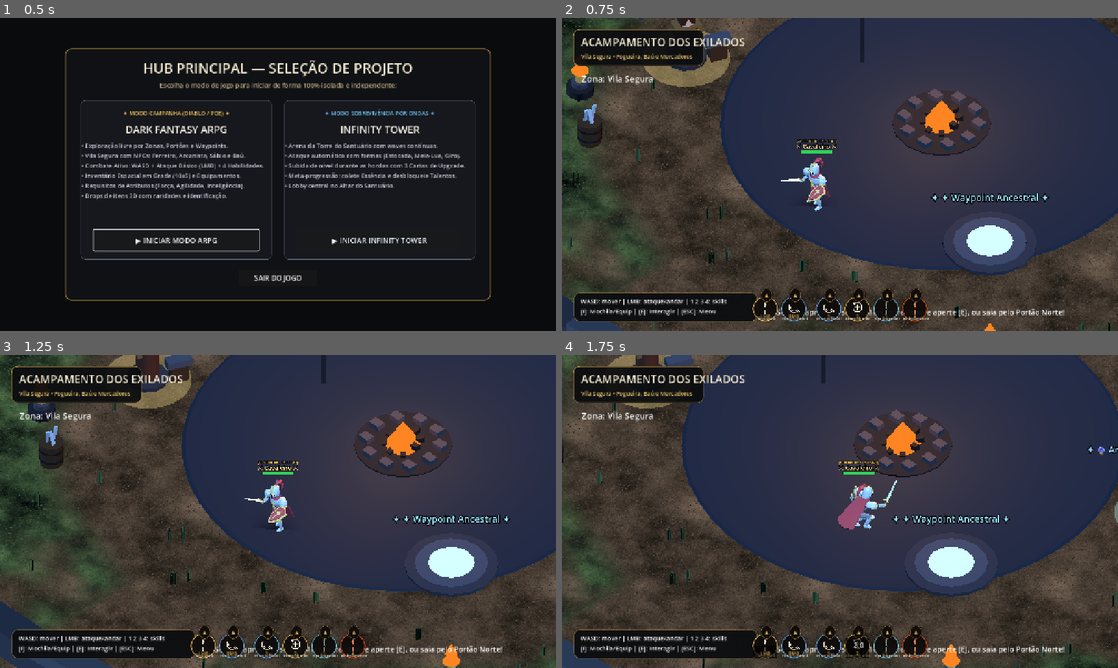
Above: before the commit, frames 1-4 (two rows, left to right).
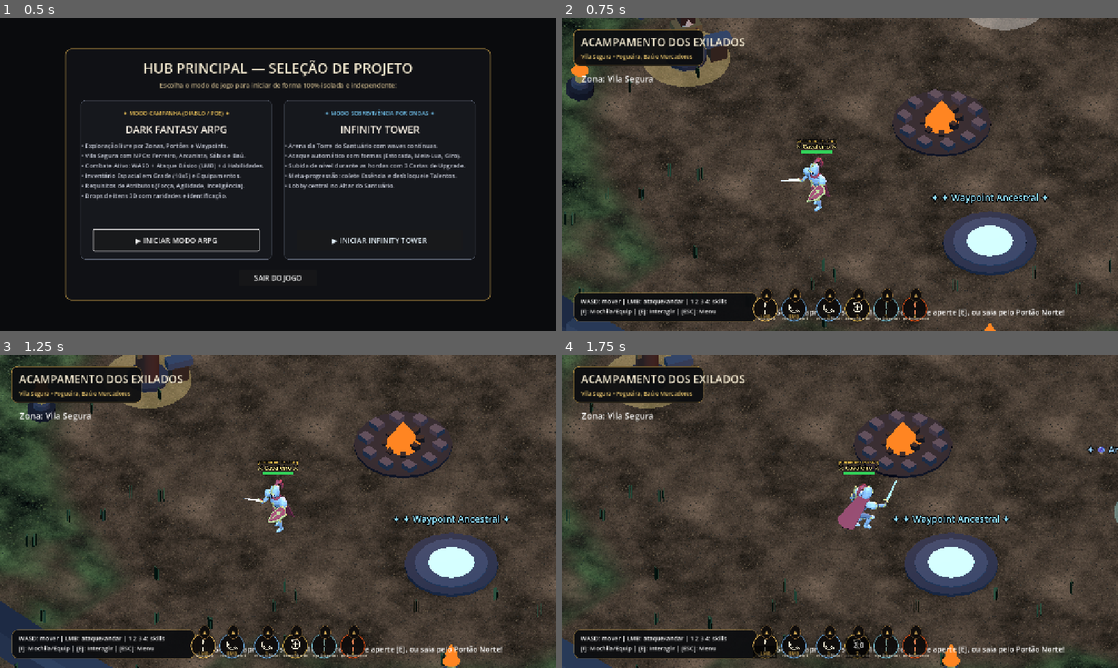
Above: after the commit, the same moments.

Repository: mguedesdev/tower-arpg
Game: Godot game, scene res://scenes/launcher.tscn
The game is run twice, just before and just after one commit, with the same random seed, the same clock (stepped at 60 frames per second) and the same inputs.
Inputs (mouse positions are in pixels of both pictures, inside the frame that each line leads up to):
- Up to frame 1 (0.5 s): no input
- Up to frame 2 (0.75 s): click "▶ INICIAR MODO ARPG" at 0.5 s
- Up to frame 3 (1.25 s): no input
- Up to frame 4 (1.75 s): tap E at 1.25 s; move the mouse to (962, 495) at 1.27 s; hold D (move_right) from 1.28 s (still down); tap 2 (form_arc) at 1.35 s; click (962, 495) at 1.42 s; tap Space at 1.52 s

Frame 1 is identical in both runs. In frame 2, 40% of the frame differs, in the area x 0-100%, y 0-100%; in frame 3, 34%; in frame 4, 39%.

Commit message:
feat(boss): animacao de machadada brutal, barra de vida de chefe no topo, efeitos epicos de spawn e remocao do disco azul do acampamento

Diff:
--- a/content/enemies/boss_malakor.tres
+++ b/content/enemies/boss_malakor.tres
@@ -7,14 +7,14 @@
 enemy_id = "boss_malakor"
 display_name = "Malakor, o Carrasco da Cripta"
 model_path = "res://assets/models/boss_malakor.glb"
-base_max_health = 380
-base_movement_speed = 2.15
-base_touch_damage = 22
-health_bar_height = 3.45
-health_bar_width_scale = 2.25
-visual_scale = 1.15
+base_max_health = 850
+base_movement_speed = 2.45
+base_touch_damage = 36
+health_bar_height = 3.65
+health_bar_width_scale = 2.40
+visual_scale = 1.20
 visual_yaw_degrees = 0.0
 visual_offset_y = 0.0
 walk_stride_meters = 2.20
-xp_reward_multiplier = 10
+xp_reward_multiplier = 25
 is_mini_boss = true
--- /dev/null
+++ b/game/ui/campaign/boss_health_bar_hud.gd
@@ -0,0 +1,241 @@
+extends Control
+class_name BossHealthBarHUD
+
+## Barra de Vida Épica de Chefe (Dark Fantasy / Souls-like / Albion)
+## Exibida no topo central da tela durante batalhas de chefe com moldura ornamentada,
+## rastro de dano (trail), indicador de Fase 2 e anúncio de entrada/vitória.
+
+const BAR_WIDTH: float = 640.0
+const BAR_HEIGHT: float = 24.0
+const PANEL_HEIGHT: float = 78.0
+
+const COLOR_BG := Color(0.06, 0.05, 0.07, 0.96)
+const COLOR_BORDER_P1 := Color(0.72, 0.54, 0.22, 0.95)
+const COLOR_BORDER_ENRAGE := Color(0.95, 0.22, 0.18, 0.98)
+const COLOR_FILL := Color(0.78, 0.12, 0.12, 1.0)
+const COLOR_FILL_ENRAGE := Color(0.92, 0.18, 0.14, 1.0)
+const COLOR_TRAIL := Color(0.92, 0.62, 0.20, 0.90)
+const COLOR_GOLD := Color(0.95, 0.82, 0.45)
+const COLOR_SUBTITLE := Color(0.80, 0.76, 0.70)
+
+var _container: PanelContainer
+var _title_label: Label
+var _subtitle_label: Label
+var _fill_bar: ColorRect
+var _trail_bar: ColorRect
+var _hp_label: Label
+var _active_boss: Node = null
+
+var _target_ratio: float = 1.0
+var _trail_ratio: float = 1.0
+var _current_hp: int = 100
+var _max_hp: int = 100
+
+
+func _ready() -> void:
+	name = "BossHealthBarHUD"
+	mouse_filter = Control.MOUSE_FILTER_IGNORE
+	set_anchors_and_offsets_preset(Control.PRESET_FULL_RECT)
+	visible = false
+	_build_ui()
+	_relayout()
+	get_viewport().size_changed.connect(_relayout)
+
+
+func _relayout() -> void:
+	if _container == null:
+		return
+	var vp_size: Vector2 = get_viewport_rect().size
+	_container.size = Vector2(BAR_WIDTH + 32.0, PANEL_HEIGHT)
+	_container.position = Vector2((vp_size.x - _container.size.x) * 0.5, 20.0)
+
+
+func _build_ui() -> void:
+	_container = PanelContainer.new()
+	_container.mouse_filter = Control.MOUSE_FILTER_IGNORE
+	_container.add_theme_stylebox_override("panel", _make_panel_style(COLOR_BORDER_P1))
+	add_child(_container)
+
+	var margin := MarginContainer.new()
+	margin.mouse_filter = Control.MOUSE_FILTER_IGNORE
+	margin.add_theme_constant_override("margin_left", 16)
+	margin.add_theme_constant_override("margin_right", 16)
+	margin.add_theme_constant_override("margin_top", 10)
+	margin.add_theme_constant_override("margin_bottom", 12)
+	_container.add_child(margin)
+
+	var vbox := VBoxContainer.new()
+	vbox.mouse_filter = Control.MOUSE_FILTER_IGNORE
+	vbox.add_theme_constant_override("separation", 5)
+	margin.add_child(vbox)
+
+	# 1. Cabeçalho: Título e Subtítulo
+	var hbox_header := HBoxContainer.new()
+	hbox_header.mouse_filter = Control.MOUSE_FILTER_IGNORE
+	vbox.add_child(hbox_header)
+
+	var skull_icon := Label.new()
+	skull_icon.text = "💀 "
+	skull_icon.add_theme_font_size_override("font_size", 16)
+	skull_icon.add_theme_color_override("font_color", COLOR_GOLD)
+	hbox_header.add_child(skull_icon)
+
+	_title_label = Label.new()
+	_title_label.text = "MALAKOR, O CEIFADOR DA CRIPTA"
+	_title_label.add_theme_font_size_override("font_size", 15)
+	_title_label.add_theme_color_override("font_color", COLOR_GOLD)
+	_title_label.size_flags_horizontal = Control.SIZE_EXPAND_FILL
+	hbox_header.add_child(_title_label)
+
+	_subtitle_label = Label.new()
+	_subtitle_label.text = "O Carrasco dos Condenados"
+	_subtitle_label.add_theme_font_size_override("font_size", 12)
+	_subtitle_label.add_theme_color_override("font_color", COLOR_SUBTITLE)
+	hbox_header.add_child(_subtitle_label)
+
+	# 2. Barra de Vida (Slot com fundo escuro, trail e fill)
+	var bar_slot := Control.new()
+	bar_slot.mouse_filter = Control.MOUSE_FILTER_IGNORE
+	bar_slot.custom_minimum_size = Vector2(BAR_WIDTH, BAR_HEIGHT)
+	vbox.add_child(bar_slot)
+
+	var bar_bg := ColorRect.new()
+	bar_bg.mouse_filter = Control.MOUSE_FILTER_IGNORE
+	bar_bg.color = Color(0.08, 0.08, 0.10, 0.95)
+	bar_bg.size = Vector2(BAR_WIDTH, BAR_HEIGHT)
+	bar_slot.add_child(bar_bg)
+
+	_trail_bar = ColorRect.new()
+	_trail_bar.mouse_filter = Control.MOUSE_FILTER_IGNORE
+	_trail_bar.color = COLOR_TRAIL
+	_trail_bar.size = Vector2(BAR_WIDTH, BAR_HEIGHT)
+	bar_slot.add_child(_trail_bar)
+
+	_fill_bar = ColorRect.new()
+	_fill_bar.mouse_filter = Control.MOUSE_FILTER_IGNORE
+	_fill_bar.color = COLOR_FILL
+	_fill_bar.size = Vector2(BAR_WIDTH, BAR_HEIGHT)
+	bar_slot.add_child(_fill_bar)
+
+	# Moldura interna dourada
+	var inner_rim := ReferenceRect.new()
+	inner_rim.mouse_filter = Control.MOUSE_FILTER_IGNORE
+	inner_rim.border_color = Color(0.45, 0.35, 0.18, 0.85)
+	inner_rim.border_width = 1.0
+	inner_rim.editor_only = false
+	inner_rim.size = Vector2(BAR_WIDTH, BAR_HEIGHT)
+	bar_slot.add_child(inner_rim)
+
+	_hp_label = Label.new()
+	_hp_label.mouse_filter = Control.MOUSE_FILTER_IGNORE
+	_hp_label.text = "850 / 850 (100%)"
+	_hp_label.add_theme_font_size_override("font_size", 12)
+	_hp_label.add_theme_color_override("font_color", Color(1.0, 1.0, 1.0, 0.95))
+	_hp_label.horizontal_alignment = HORIZONTAL_ALIGNMENT_CENTER
+	_hp_label.vertical_alignment = VERTICAL_ALIGNMENT_CENTER
+	_hp_label.size = Vector2(BAR_WIDTH, BAR_HEIGHT)
+	bar_slot.add_child(_hp_label)
+
+
+func bind_boss(boss_node: Node) -> void:
+	if _active_boss != null and is_instance_valid(_active_boss):
+		if _active_boss.is_connected("health_changed", _on_boss_health_changed):
+			_active_boss.disconnect("health_changed", _on_boss_health_changed)
+		if _active_boss.is_connected("died", _on_boss_died):
+			_active_boss.disconnect("died", _on_boss_died)
+		if _active_boss.is_connected("enrage_entered", _on_boss_enraged):
+			_active_boss.disconnect("enrage_entered", _on_boss_enraged)
+
+	_active_boss = boss_node
+	if _active_boss == null or not is_instance_valid(_active_boss):
+		hide_bar()
+		return
+
+	_active_boss.connect("health_changed", _on_boss_health_changed)
+	_active_boss.connect("died", _on_boss_died)
+	if _active_boss.has_signal("enrage_entered"):
+		_active_boss.connect("enrage_entered", _on_boss_enraged)
+
+	_current_hp = int(_active_boss.get("health"))
+	_max_hp = int(_active_boss.get("maximum_health"))
+	_target_ratio = 1.0
+	_trail_ratio = 1.0
+
+	_title_label.text = "MALAKOR, O CEIFADOR DA CRIPTA"
+	_subtitle_label.text = "O Carrasco dos Condenados"
+	_subtitle_label.add_theme_color_override("font_color", COLOR_SUBTITLE)
+	_container.add_theme_stylebox_override("panel", _make_panel_style(COLOR_BORDER_P1))
+	_fill_bar.color = COLOR_FILL
+
+	_update_display()
+	visible = true
+	modulate = Color(1.0, 1.0, 1.0, 0.0)
+	var tw: Tween = create_tween()
+	tw.tween_property(self, "modulate:a", 1.0, 0.5)
+
+
+func _on_boss_health_changed(current: int, maximum: int) -> void:
+	_current_hp = current
+	_max_hp = maxi(maximum, 1)
+	_target_ratio = clampf(float(_current_hp) / float(_max_hp), 0.0, 1.0)
+	_update_display()
+
+
+func _on_boss_enraged() -> void:
+	_subtitle_label.text = "⚡ FÚRIA DAS SOMBRAS (Fase 2) ⚡"
+	_subtitle_label.add_theme_color_override("font_color", Color(1.0, 0.35, 0.30))
+	_container.add_theme_stylebox_override("panel", _make_panel_style(COLOR_BORDER_ENRAGE))
+	_fill_bar.color = COLOR_FILL_ENRAGE
+
+	# Pulso visual de alerta no Enrage
+	var tw: Tween = create_tween()
+	tw.tween_property(_container, "scale", Vector2(1.03, 1.03), 0.12)
+	tw.tween_property(_container, "scale", Vector2.ONE, 0.18)
+
+
+func _on_boss_died() -> void:
+	_title_label.text = "✦ VITÓRIA: MALAKOR FOI DERROTADO! ✦"
+	_subtitle_label.text = "A maldição da cripta se desfaz..."
+	_target_ratio = 0.0
+	_update_display()
+
+	var tw: Tween = create_tween()
+	tw.tween_interval(3.0)
+	tw.tween_property(self, "modulate:a", 0.0, 0.8)
+	tw.tween_callback(hide_bar)
+
+
+func hide_bar() -> void:
+	visible = false
+	_active_boss = null
+
+
+func _process(delta: float) -> void:
+	if not visible:
+		return
+	if _trail_ratio > _target_ratio:
+		_trail_ratio = maxf(_target_ratio, _trail_ratio - delta * 0.40)
+		_trail_bar.size.x = BAR_WIDTH * _trail_ratio
+
+
+func _update_display() -> void:
+	_fill_bar.size.x = BAR_WIDTH * _target_ratio
+	var pct: int = int(roundf(_target_ratio * 100.0))
+	_hp_label.text = "%d / %d (%d%%)" % [_current_hp, _max_hp, pct]
+
+
+func _make_panel_style(border_color: Color) -> StyleBoxFlat:
+	var sb := StyleBoxFlat.new()
+	sb.bg_color = COLOR_BG
+	sb.border_color = border_color
+	sb.border_width_left = 2
+	sb.border_width_top = 2
+	sb.border_width_right = 2
+	sb.border_width_bottom = 2
+	sb.corner_radius_top_left = 6
+	sb.corner_radius_top_right = 6
+	sb.corner_radius_bottom_left = 6
+	sb.corner_radius_bottom_right = 6
+	sb.shadow_color = Color(0.0, 0.0, 0.0, 0.65)
+	sb.shadow_size = 8
+	return sb
--- a/scripts/arena_art.gd
+++ b/scripts/arena_art.gd
@@ -510,26 +510,7 @@
 	return node
 
 
-func _build_albion_stone_mandala_plaza(center_pos: Vector3 = Vector3.ZERO) -> void:
-	# 1. Base Circular de lajotas de pedra azul-ardósia polidas (estilo praça de Albion)
-	var slate_mat := _material("slate_floor", Color(0.12, 0.15, 0.20), 0.85)
-	var slab := CylinderMesh.new()
-	slab.top_radius = 6.4
-	slab.bottom_radius = 6.5
-	slab.height = 0.04
-	slab.radial_segments = 48
-	_mesh_instance("AlbionPlazaFloor", slab, slate_mat, center_pos + Vector3(0.0, 0.015, 0.0))
-
-	# 2. Anéis concêntricos de pedra esculpida em tom mármore escuro e dourado rúnico
-	var ring_stone_mat := _material("ring_stone", Color(0.20, 0.18, 0.24), 0.85)
-	var gold_rune_mat := _material("gold_rune", Color(0.85, 0.70, 0.35), 0.60, false, 0.25)
-	_mesh_instance("AlbionOuterRing", _ring_mesh(5.8, 6.3, 56), ring_stone_mat, center_pos + Vector3(0.0, 0.024, 0.0))
-	_mesh_instance("AlbionMidRing", _ring_mesh(3.7, 4.1, 56), ring_stone_mat, center_pos + Vector3(0.0, 0.026, 0.0))
-	_mesh_instance("AlbionInnerRing", _ring_mesh(1.6, 1.85, 40), gold_rune_mat, center_pos + Vector3(0.0, 0.028, 0.0))
-
 func _build_town_encampment() -> void:
-	_build_albion_stone_mandala_plaza(Vector3.ZERO)
-	_build_albion_dungeon_props()
 	# Fogueira Central do Acampamento dos Exilados (estilo Rogue Encampment - Diablo 2)
 	_cylinder(Vector3(0.0, 0.04, 0.0), 1.45, 0.08, COLOR_STONE_DARK, 16)
 	for i in range(10):
@@ -605,140 +586,3 @@
 			Vector3(-9.5, 0.0, -4.5), Vector3(9.5, 0.0, -4.5),
 		]:
 			_gravestone(extra_grave, rng.randf_range(-0.25, 0.25))
-
-func _build_albion_dungeon_props() -> void:
-	# 1. Barris de armas (barris de madeira com espadas/lanças dentro)
-	for b_pos in [Vector3(-5.2, 0.0, -8.5), Vector3(6.5, 0.0, -7.2), Vector3(-6.8, 0.0, 7.8)]:
-		_weapon_barrel(b_pos)
-
-	# 2. Caixotes de madeira quebrados nos cantos
-	for c_pos in [Vector3(-7.2, 0.0, -10.5), Vector3(8.2, 0.0, -11.0), Vector3(-8.5, 0.0, 9.5), Vector3(7.5, 0.0, 8.5)]:
-		_wooden_crate(c_pos, rng.randf_range(-0.4, 0.4))
-
-	# 3. Manchas de palha / feno espalhadas pelo chão de pedra
-	for s_pos in [Vector3(-2.8, 0.0, -4.5), Vector3(3.5, 0.0, -3.8), Vector3(1.8, 0.0, 4.2), Vector3(-3.5, 0.0, 3.5)]:
-		_straw_patch(s_pos)
-
-	# 4. Brasão de armas entalhado nas pedras do piso (Escudo e Espada estilo Albion)
-	_heraldic_floor_carving(Vector3(-4.8, 0.0, -1.5))
-
-
-func _weapon_barrel(pos: Vector3) -> void:
-	var root := Node3D.new()
-	root.name = _unique("WeaponBarrel")
-	root.position = pos
-	add_child(root)
-
-	var barrel_mat := _material("barrel_wood", Color(0.24, 0.16, 0.10), 0.85)
-	var barrel := CylinderMesh.new()
-	barrel.top_radius = 0.36
-	barrel.bottom_radius = 0.34
-	barrel.height = 0.78
-	var b_node := MeshInstance3D.new()
-	b_node.mesh = barrel
-	b_node.material_override = barrel_mat
-	b_node.position = Vector3(0.0, 0.39, 0.0)
-	root.add_child(b_node)
-
-	var rim_mat := _material("barrel_iron", Color(0.12, 0.12, 0.14), 0.5)
-	var r1 := CylinderMesh.new()
-	r1.top_radius = 0.37
-	r1.bottom_radius = 0.37
-	r1.height = 0.06
-	var r1_node := MeshInstance3D.new()
-	r1_node.mesh = r1
-	r1_node.material_override = rim_mat
-	r1_node.position = Vector3(0.0, 0.22, 0.0)
-	root.add_child(r1_node)
-
-	var r2_node := MeshInstance3D.new()
-	r2_node.mesh = r1
-	r2_node.material_override = rim_mat
-	r2_node.position = Vector3(0.0, 0.56, 0.0)
-	root.add_child(r2_node)
-
-	var blade_mat := _material("steel_blade", Color(0.65, 0.70, 0.78), 0.25)
-	for i in range(3):
-		var ang := float(i) * TAU / 3.0 + 0.3
-		var blade := BoxMesh.new()
-		blade.size = Vector3(0.05, 0.85, 0.12)
-		var bl_node := MeshInstance3D.new()
-		bl_node.mesh = blade
-		bl_node.material_override = blade_mat
-		bl_node.position = Vector3(cos(ang) * 0.12, 0.82, sin(ang) * 0.12)
-		bl_node.rotation.z = cos(ang) * 0.22
-		bl_node.rotation.x = sin(ang) * 0.22
-		root.add_child(bl_node)
-
-
-func _wooden_crate(pos: Vector3, rot_y: float) -> void:
-	var root := Node3D.new()
-	root.name = _unique("WoodCrate")
-	root.position = pos
-	root.rotation.y = rot_y
-	add_child(root)
-
-	var crate_mat := _material("crate_wood", Color(0.32, 0.22, 0.14), 0.9)
-	var crate_mesh := BoxMesh.new()
-	crate_mesh.size = Vector3(0.72, 0.70, 0.72)
-	var c_node := MeshInstance3D.new()
-	c_node.mesh = crate_mesh
-	c_node.material_override = crate_mat
-	c_node.position = Vector3(0.0, 0.35, 0.0)
-	root.add_child(c_node)
-
-	var plank_mat := _material("plank_wood", Color(0.22, 0.15, 0.10), 0.95)
-	var p_mesh := BoxMesh.new()
-	p_mesh.size = Vector3(0.75, 0.08, 0.75)
-	var p_node := MeshInstance3D.new()
-	p_node.mesh = p_mesh
-	p_node.material_override = plank_mat
-	p_node.position = Vector3(0.0, 0.70, 0.0)
-	root.add_child(p_node)
-
-
-func _straw_patch(pos: Vector3) -> void:
-	var straw_mat := StandardMaterial3D.new()
-	straw_mat.albedo_color = Color(0.68, 0.58, 0.28, 0.75)
-	straw_mat.transparency = BaseMaterial3D.TRANSPARENCY_ALPHA
-	straw_mat.roughness = 1.0
-
-	var s_mesh := BoxMesh.new()
-	s_mesh.size = Vector3(1.6, 0.015, 1.3)
-	var node := MeshInstance3D.new()
-	node.name = _unique("StrawPatch")
-	node.mesh = s_mesh
-	node.material_override = straw_mat
-	node.position = pos + Vector3(0.0, 0.022, 0.0)
-	node.rotation.y = rng.randf_range(-PI, PI)
-	node.cast_shadow = GeometryInstance3D.SHADOW_CASTING_SETTING_OFF
-	add_child(node)
-
-
-func _heraldic_floor_carving(pos: Vector3) -> void:
-	var emblem_mat := StandardMaterial3D.new()
-	emblem_mat.albedo_color = Color(0.08, 0.10, 0.14, 0.75)
-	emblem_mat.transparency = BaseMaterial3D.TRANSPARENCY_ALPHA
-	emblem_mat.shading_mode = BaseMaterial3D.SHADING_MODE_UNSHADED
-	emblem_mat.no_depth_test = true
-	emblem_mat.render_priority = 6
-
-	var sword_blade := BoxMesh.new()
-	sword_blade.size = Vector3(0.12, 0.002, 3.4)
-	var sw_node := MeshInstance3D.new()
-	sw_node.mesh = sword_blade
-	sw_node.material_override = emblem_mat
-	sw_node.position = pos + Vector3(0.0, 0.026, 0.0)
-	sw_node.rotation.y = PI * 0.25
-	sw_node.cast_shadow = GeometryInstance3D.SHADOW_CASTING_SETTING_OFF
-	add_child(sw_node)
-
-	var guard := BoxMesh.new()
-	guard.size = Vector3(0.85, 0.002, 0.10)
-	var g_node := MeshInstance3D.new()
-	g_node.mesh = guard
-	g_node.material_override = emblem_mat
-	g_node.position = pos + Vector3(-0.6, 0.027, -0.6)
-	g_node.rotation.y = PI * 0.25
-	g_node.cast_shadow = GeometryInstance3D.SHADOW_CASTING_SETTING_OFF
-	add_child(g_node)
--- a/scripts/arpg/arpg_game.gd
+++ b/scripts/arpg/arpg_game.gd
@@ -10,6 +10,7 @@
 const BOSS_MODEL_PATH: String = "res://assets/models/skeleton_boss.glb"
 const MALAKOR_SCENE: PackedScene = preload("res://scenes/enemies/boss_malakor.tscn")
 const MALAKOR_MODEL_PATH: String = "res://assets/models/boss_malakor.glb"
+const BOSS_HEALTH_BAR_HUD_SCRIPT: Script = preload("res://game/ui/campaign/boss_health_bar_hud.gd")
 
 const RUN_PROGRESSION_SCRIPT: Script = preload("res://core/progression/run_progression_service.gd")
 const CAMPAIGN_ZONE_DEF_SCRIPT = preload("res://game/campaign/campaign_zone_definition.gd")
@@ -49,6 +50,7 @@
 var skill_bar_hud: SkillBarHUD
 var town_npc_modal: TownNpcModal
 var inventory_modal: InventoryEquipmentModal
+var boss_health_bar_hud: Control = null
 
 var backpack: SpatialInventoryGrid = SpatialInventoryGrid.new(10, 5)
 var stash_grid: SpatialInventoryGrid = SpatialInventoryGrid.new(10, 6)
@@ -127,6 +129,10 @@
 	inventory_modal.bind_context(backpack, equipment, player.stats)
 	inventory_modal.add_to_group("blocking_modal")
 	_grant_starter_items()
+
+	# Barra de Vida Épica de Chefe no Topo Central
+	boss_health_bar_hud = BOSS_HEALTH_BAR_HUD_SCRIPT.new() as Control
+	$HUD.add_child(boss_health_bar_hud)
 
 	# Menu de Pausa / Retornar ao Launcher
 	_build_pause_menu()
@@ -286,6 +292,8 @@
 	for child in enemies_root.get_children():
 		child.queue_free()
 	_clear_campaign_props()
+	if boss_health_bar_hud != null:
+		boss_health_bar_hud.hide_bar()
 
 	if arena_art != null and arena_art.has_method("rebuild_campaign_zone"):
 		arena_art.call("rebuild_campaign_zone", zone_def)
@@ -295,7 +303,7 @@
 	if subtitle_text_label != null:
 		subtitle_text_label.text = zone_def.subtitle
 
-	var spawn_pos: Vector3 = custom_spawn if custom_spawn is Vector3 else zone_def.default_spawn_pos
+	var spawn_pos: Vector3 = (custom_spawn as Vector3) if custom_spawn is Vector3 else zone_def.default_spawn_pos
 	player.global_position = spawn_pos + Vector3(0.0, 0.05, 0.0)
 	player.velocity = Vector3.ZERO
 
@@ -469,25 +477,46 @@
 func _spawn_zone_boss_malakor() -> void:
 	_malakor_spawned = true
 	enemies_left = 1
-	var boss: TowerEnemy = MALAKOR_SCENE.instantiate() as TowerEnemy
-	boss.aggro_radius = 18.0
+
+	var spawn_pos: Vector3 = Vector3(0.0, 0.0, -4.5)
+	var scene_root: Node3D = self as Node3D
+
+	# 1. Efeitos Visuais Épicos de Invocação: Pilares de Chamas nos 4 cantos do Altar
+	for i in range(4):
+		var ang: float = float(i) * TAU / 4.0
+		var pillar_pos: Vector3 = spawn_pos + Vector3(cos(ang) * 2.4, 0.0, sin(ang) * 2.4)
+		VFX_SPAWNER.fire_burst(scene_root, pillar_pos, 1.8)
+
+	# 2. Vórtice de Chamas Negras e Tremor Central
+	VFX_SPAWNER.spin(scene_root, spawn_pos + Vector3.UP * 1.0, 3.5)
+	VFX_SPAWNER.fire_burst(scene_root, spawn_pos + Vector3.UP * 0.9, 2.5)
+	VFX_SPAWNER.spin(scene_root, spawn_pos + Vector3.UP * 0.4, 2.8)
+
+	# 3. Tremor de tela dramático
+	if camera != null and camera.has_method("apply_shake"):
+		camera.call("apply_shake", 0.65, 1.6)
+
+	# 4. Instanciação e Conexão do Chefe
+	var boss: BossMalakor = MALAKOR_SCENE.instantiate() as BossMalakor
+	boss.aggro_radius = 24.0
 	boss.set_target(player)
-	var spawn_pos: Vector3 = Vector3(0.0, 0.0, -4.5)
 	enemies_root.add_child(boss)
 	boss.global_position = spawn_pos
-	var scene_root: Node3D = self as Node3D
-	VFX_SPAWNER.fire_burst(scene_root, spawn_pos + Vector3.UP * 0.8, 2.0)
-	VFX_SPAWNER.spin(scene_root, spawn_pos + Vector3.UP * 0.4, 2.4)
+
+	# 5. Vinculação da Barra de Vida Épica de Chefe no HUD
+	if boss_health_bar_hud != null:
+		boss_health_bar_hud.bind_boss(boss)
+
 	boss.died.connect(func() -> void:
-		_on_enemy_died(10, boss)
+		_on_enemy_died(25, boss)
 		if status_label != null:
 			status_label.text = "✦ VITÓRIA! MALAKOR FOI DESTRUÍDO! O CAMINHO PARA A NOVA ÁREA ESTÁ ABERTO!"
-			_status_timer = 8.0
+			_status_timer = 9.0
 	)
 	if zone_info_label != null:
-		zone_info_label.text = "CHEFE: Malakor (Cripta)"
+		zone_info_label.text = "CHEFE: Malakor, o Carrasco da Cripta"
 	if status_label != null:
-		status_label.text = "☠ A TERRA TREME... MALAKOR, O CEIFADOR DE ALMAS DESPERTOU!"
+		status_label.text = "☠ A TERRA ESTREMECE... MALAKOR, O CEIFADOR DA CRIPTA DESPERTOU!"
 		_status_timer = 6.0
 
 
--- a/scripts/boss_malakor.gd
+++ b/scripts/boss_malakor.gd
@@ -2,11 +2,114 @@
 class_name BossMalakor
 
 ## Chefe Supremo do Mapa 3 (Cripta do Carrasco): Malakor, o Ceifador de Almas.
-## Herda de TowerEnemy, com modelo 3D GLB esculpido em Blender, rig de 22 ossos,
-## 4 animações fluidas (idle-loop, walk-loop, attack cleave, attack_sweep) e barra de vida de chefe.
+## Modelo 3D exclusivo com 4 animações fluidas, golpes colossais de cutelo ("machadada"),
+## onda de choque e Fase 2 de Enrage ("Fúria das Sombras").
+
+signal enrage_entered()
 
 const DEFAULT_BOSS_DEF_PATH: String = "res://content/enemies/boss_malakor.tres"
+const BOSS_HIT_RANGE: float = 3.2
+const ATTACK_COOLDOWN_P1: float = 1.25
+const ATTACK_COOLDOWN_P2: float = 0.85
+
+var is_enraged: bool = false
+var _attack_variant: int = 0
+var _cleave_delayed_timer: float = 0.0
+var _cleave_pending_impact: bool = false
 
 
 func _get_default_definition_path() -> String:
 	return DEFAULT_BOSS_DEF_PATH
+
+
+func _ready() -> void:
+	super._ready()
+	# Malakor é o grande chefe do ato: alcance de golpe condizente com seu cutelo de 2.6m
+	turn_speed = 6.2
+
+
+func _physics_process(delta: float) -> void:
+	# Processamento de impacto retardado do golpe (sincronizado com a descida do machado no frame 12-14)
+	if _cleave_pending_impact:
+		_cleave_delayed_timer -= delta
+		if _cleave_delayed_timer <= 0.0:
+			_execute_cleave_impact()
+			_cleave_pending_impact = false
+
+	# Se for o Boss Malakor, usamos alcance maior para seu cutelo colossal
+	if not alive or target == null:
+		return
+
+	var towards: Vector3 = target.global_position - global_position
+	towards.y = 0.0
+	var distance: float = towards.length()
+
+	# Checa transição de Fase 2 (Enrage abaixo de 50% de HP)
+	if not is_enraged and health <= int(maximum_health * 0.50):
+		_enter_enrage_mode()
+
+	# Executa IA base
+	hit_timer = maxf(hit_timer - delta, 0.0)
+	if distance < BOSS_HIT_RANGE and hit_timer <= 0.0 and not _is_attacking:
+		_start_boss_attack()
+
+
+func _start_boss_attack() -> void:
+	var cd: float = ATTACK_COOLDOWN_P2 if is_enraged else ATTACK_COOLDOWN_P1
+	hit_timer = cd
+	_is_attacking = true
+	_cleave_pending_impact = true
+	# O impacto do machado ocorre no frame 12 de 24 (@ 24fps = 0.50s)
+	_cleave_delayed_timer = 0.48
+
+	# Alterna entre Machadada Vertical Devastadora (attack) e Varredura Ampla (attack_sweep)
+	_attack_variant = (_attack_variant + 1) % 3
+	var clip: StringName = &"attack" if _attack_variant != 2 else &"attack_sweep"
+
+	if _animation_player != null and _animation_player.has_animation(clip):
+		_attack_animation = clip
+		_animation_player.speed_scale = 1.25 if is_enraged else 1.05
+		_animation_player.play(clip, 0.08)
+	else:
+		_play_contact_attack()
+
+
+func _execute_cleave_impact() -> void:
+	if not alive:
+		return
+
+	var vfx_root: Node3D = get_tree().current_scene as Node3D
+	var forward: Vector3 = -visual.global_basis.z if visual != null else Vector3.FORWARD
+	forward.y = 0.0
+	if forward.length_squared() > 0.001:
+		forward = forward.normalized()
+
+	var impact_pos: Vector3 = global_position + forward * 1.8 + Vector3.UP * 0.08
+
+	# VFX de Tremor e Explosão de Chamas Negras no ponto onde o cutelo crava no chão
+	if vfx_root != null:
+		VFX.fire_burst(vfx_root, impact_pos, 1.4)
+		VFX.impact(vfx_root, impact_pos, 1.1)
+
+	# Causa dano de corte em área cônica na frente do boss
+	if is_instance_valid(target):
+		var to_target: Vector3 = target.global_position - global_position
+		to_target.y = 0.0
+		var dist: float = to_target.length()
+		if dist <= (BOSS_HIT_RANGE + 0.6):
+			var dot: float = forward.dot(to_target.normalized())
+			if dot >= 0.35: # Arco de ~140 graus na frente
+				var dmg: int = int(float(touch_damage) * (1.25 if is_enraged else 1.0))
+				target.take_damage(dmg)
+
+
+func _enter_enrage_mode() -> void:
+	is_enraged = true
+	movement_speed *= 1.22
+	turn_speed *= 1.35
+	enrage_entered.emit()
+
+	var vfx_root: Node3D = get_tree().current_scene as Node3D
+	if vfx_root != null:
+		VFX.fire_burst(vfx_root, global_position + Vector3.UP * 1.5, 2.2)
+		VFX.spin(vfx_root, global_position + Vector3.UP * 1.0, 2.5)
--- a/scripts/camera_follow.gd
+++ b/scripts/camera_follow.gd
@@ -15,6 +15,13 @@
 var _target_view_size: float = 9.2
 var _active_offset: Vector3 = Vector3(6.6, 8.8, 6.6)
 var _look_height: float = 0.65
+var _shake_timer: float = 0.0
+var _shake_intensity: float = 0.0
+
+
+func apply_shake(intensity: float = 0.45, duration: float = 1.2) -> void:
+	_shake_intensity = intensity
+	_shake_timer = duration
 
 func _ready() -> void:
 	physics_interpolation_mode = Node.PHYSICS_INTERPOLATION_MODE_OFF
@@ -59,6 +66,15 @@
 	var weight: float = 1.0 - exp(-follow_speed * delta)
 	var clamped_w: float = clampf(weight, 0.0, 1.0)
 	global_position = global_position.lerp(desired, clamped_w)
+	if _shake_timer > 0.0:
+		_shake_timer -= delta
+		var trauma: float = clampf(_shake_timer, 0.0, 1.0)
+		var shake_vec := Vector3(
+			randf_range(-1.0, 1.0) * _shake_intensity * trauma,
+			randf_range(-1.0, 1.0) * _shake_intensity * 0.4 * trauma,
+			randf_range(-1.0, 1.0) * _shake_intensity * trauma
+		)
+		global_position += shake_vec
 	size = lerpf(size, _target_view_size, clamped_w)
 	_look_height = lerpf(_look_height, desired_look_h, clamped_w)
 	look_at(global_position - _active_offset + Vector3(0, _look_height, 0))
--- a/scripts/main.gd
+++ b/scripts/main.gd
@@ -711,7 +711,7 @@
 	if subtitle_text_label != null:
 		subtitle_text_label.text = zone_def.subtitle
 
-	var spawn_pos: Vector3 = custom_spawn if custom_spawn is Vector3 else zone_def.default_spawn_pos
+	var spawn_pos: Vector3 = (custom_spawn as Vector3) if custom_spawn is Vector3 else zone_def.default_spawn_pos
 	player.global_position = spawn_pos + Vector3(0.0, 0.05, 0.0)
 	player.velocity = Vector3.ZERO
 
Binary file changed: assets/models/boss_malakor.glb
Not shown, added: scripts/boss_malakor.gd.uid
Not shown, changed: assets/blender/Boss_Malakor_v1_RIG.blend
